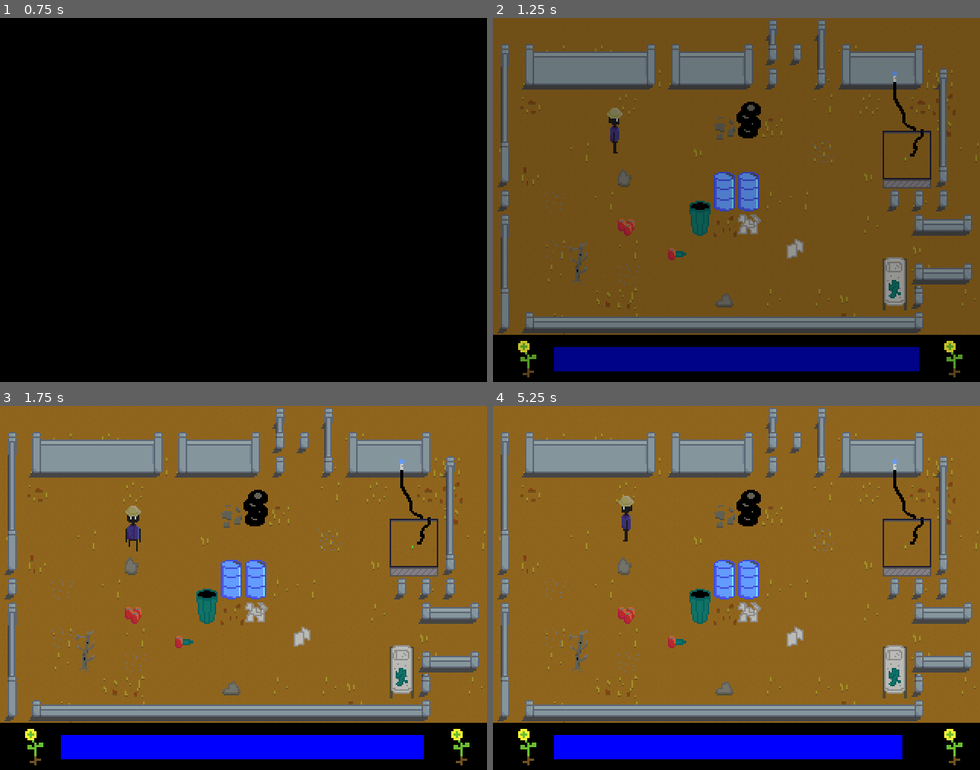
Above: before the commit, frames 1-4 (two rows, left to right).
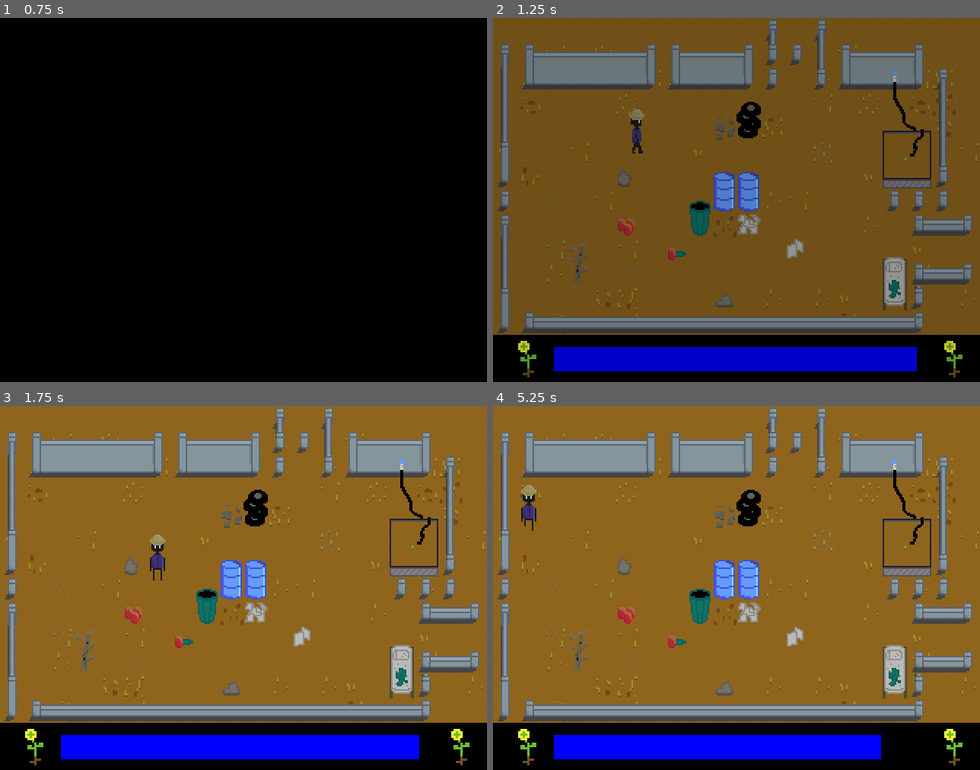
Above: after the commit, the same moments.

Repository: bassguitarbill/thrive
Game: Godot game, scene res://Game.tscn
Same seed, same stepped clock (60 frames per second), same inputs: the game is played once before the commit and once after it. Sound files missing from this copy of the repository are replaced by a short silence.
Inputs:
- Up to frame 1 (0.75 s): tap Enter (ui_accept) at 0.5 s; hold Right (ui_right) from 0.53 s (still down)
- Up to frame 2 (1.25 s): keep holding Right (ui_right); tap Enter (ui_accept) at 0.77 s
- Up to frame 3 (1.75 s): release Right (ui_right) at 1.28 s; hold Down (ui_down) from 1.28 s (still down); tap Enter (ui_accept) at 1.52 s
- Up to frame 4 (5.25 s): release Down (ui_down) at 2.03 s; hold Right (ui_right) 2.03-2.78 s; hold Up (ui_up) 2.78-3.53 s; tap Enter (ui_accept) at 3.02, 3.77, 4.52 s; hold Left (ui_left) 3.53-5.03 s; hold Down (ui_down) from 5.03 s (still down)

Frame 1 is identical in both runs. In frame 2, 5.4% of the frame differs, in the area x 12-88%, y 24-98%; in frame 3, 0.6%; in frame 4, 0.8%.

Commit message:
Restructure signals a bit

Diff:
--- a/Game.gd
+++ b/Game.gd
@@ -17,14 +17,13 @@
 
 onready var ScreenTransition = $ScreenTransition
 
-func _ready():
-	pass # Replace with function body.
+func _on_go_to_map(map_number, x, y, player_anim):
+	destination_map = map_number
+	destination_coordinates = Vector2(x, y)
+	p_anim = player_anim
+	ScreenTransition.start_fade_out()
 
-func _on_Level_go_to_map(map_number, x, y, player_anim):
-	if (map_number != -1):
-		destination_map = map_number
-		destination_coordinates = Vector2(x, y)
-		p_anim = player_anim
+func _on_reset_map():
 	ScreenTransition.start_fade_out()
 
 func _on_ScreenTransition_fade_out_finished():
@@ -53,27 +52,33 @@
 		2:
 			next_level_resource = load("res://Level2.tscn")
 			$BGM.play("Relax")
-	var next_level = next_level_resource.instance()
+	var next_level : Level = next_level_resource.instance()
 	next_level.name = 'Level'
 	add_child(next_level)
 	move_child(next_level, 0)
-	next_level.connect("go_to_map", self, "_on_Level_go_to_map")
+	next_level.connect("go_to_map", self, "_on_go_to_map")
+	next_level.connect("reset_map", self, "_on_reset_map")
+	next_level.connect('fill_flower_health', self, 'fill_flower_health')
+	next_level.connect('flower_grown', self, 'flower_grown')
+	next_level.connect('update_game_state', self, '_on_update_game_state')
 
-	var gardener = get_node('Level/YSort/Gardener')
+	var gardener = next_level.gardener
 	gardener.position = destination_coordinates
 	gardener.get_node('AnimationPlayer').play(p_anim)
 	gardener.connect('finished_move', self, '_on_Gardener_move')
-	$Level.connect('fill_flower_health', self, 'fill_flower_health')
-	$Level.connect('flower_grown', self, 'flower_grown')
-	$Level.connect('get_plant_food', self, 'get_plant_food')
+
+
 	connect("player_is_allowed_to_move", gardener, "allow_to_move")
 	$Level.load_game_state(game_state)
 
 	$HUD.visible = true
 	emit_signal("level_change_complete", destination_map)
 
+func _on_update_game_state(name, value):
+	game_state[name] = value
+
 func _on_TitleScreen_begin_game():
-	_on_Level_go_to_map(0, 72, 88, "IdleDown")
+	_on_go_to_map(0, 72, 88, "IdleDown")
 
 func _on_Gardener_move():
 	game_state['flower_health'] -= 6.5
--- a/Gardener.gd
+++ b/Gardener.gd
@@ -98,10 +98,6 @@
 
 func anim_to_idle():
 	animationPlayer.stop(true)
-	#match (input):
-
-	#	Vector2(-1, 0):
-
 
 func _on_CanGoRight_body_entered(_body):
 	can_move["right"] += 1
--- a/Gardener.tscn
+++ b/Gardener.tscn
@@ -4,9 +4,6 @@
 [ext_resource path="res://Gardener.gd" type="Script" id=2]
 [ext_resource path="res://Audio/SFX/bump.wav" type="AudioStream" id=3]
 
-
-
-
 [sub_resource type="Animation" id=1]
 resource_name = "IdleDown"
 length = 0.2
@@ -148,7 +145,7 @@
 [node name="Gardener" type="KinematicBody2D"]
 collision_mask = 4
 script = ExtResource( 2 )
-MOVE_TIME = 0.6
+MOVE_TIME = 0.2
 
 [node name="Sprite" type="Sprite" parent="."]
 position = Vector2( -0.352531, -13.849 )
--- a/Home.gd
+++ b/Home.gd
@@ -1,8 +1,7 @@
-extends Node2D
+extends Level
 
 const Gardener = preload("res://Gardener.tscn")
 
-signal go_to_map
 signal fill_flower_health
 signal flower_grown
 
@@ -11,15 +10,14 @@
 func _on_ToLevel1_body_entered(body):
 	emit_signal("go_to_map", 1, 48, 104, "IdleRight")
 
-
 func _on_Faucet_fill_flower_health():
 	emit_signal("fill_flower_health")
-
 
 func _on_Flower_flower_grown():
 	emit_signal("flower_grown")
 
 func load_game_state(state):
+	.load_game_state(state)
 	has_plant_food = state['has_plant_food']
 	if !has_plant_food:
 		$YSort/Flower/CollisionShape2D.free()
--- /dev/null
+++ b/Level.gd
@@ -0,0 +1,15 @@
+extends Node2D
+
+signal update_game_state
+signal go_to_map
+signal reset_map
+signal interaction_finished
+
+var game_state = {}
+
+onready var gardener = $YSort/Gardener
+
+class_name Level
+
+func load_game_state(state):
+	self.game_state = state
--- a/Level1.gd
+++ b/Level1.gd
@@ -1,6 +1,4 @@
-extends Node2D
-
-signal go_to_map
+extends Level
 
 func _on_ToHome_body_entered(body):
 	emit_signal("go_to_map", 0, 296, 152, "IdleLeft")
@@ -9,7 +7,7 @@
 	emit_signal("go_to_map", 2, 56, 104, "IdleRight")
 
 func _on_Sentry_gardener_detected():
-	emit_signal("go_to_map", -1, -1, -1, "")
+	emit_signal("reset_map")
 
 func load_game_state(_state):
 	pass
--- a/Level1.tscn
+++ b/Level1.tscn
@@ -9,9 +9,6 @@
 [ext_resource path="res://Level1.gd" type="Script" id=7]
 [ext_resource path="res://BGMRelax.gd" type="Script" id=8]
 [ext_resource path="res://Sentry.tscn" type="PackedScene" id=9]
-
-
-
 
 [sub_resource type="TileSet" id=1]
 0/name = "Dirt3.png 0"
--- a/Level2.gd
+++ b/Level2.gd
@@ -1,8 +1,4 @@
-extends Node2D
-
-signal go_to_map
-signal interaction_finished
-signal get_plant_food
+extends Level
 
 func _on_ToLevel1_body_entered(body):
 	emit_signal("go_to_map", 1, 280, 104, "IdleLeft")
@@ -12,12 +8,13 @@
 	$YSort/Table/CollisionShape2D.free()
 
 func _on_Table_get_plant_food():
-	emit_signal("get_plant_food")
+	emit_signal("update_game_state", 'has_plant_food', true)
 
 func _on_Sentry_gardener_detected():
-	emit_signal("go_to_map", -1, -1, -1, "")
+	emit_signal("reset_map")
 
 func load_game_state(state):
+	.load_game_state(state)
 	if(state['has_plant_food']):
 		$YSort/Table/CollisionShape2D.free()
 		$YSort/Table/Sprite.frame = 0
